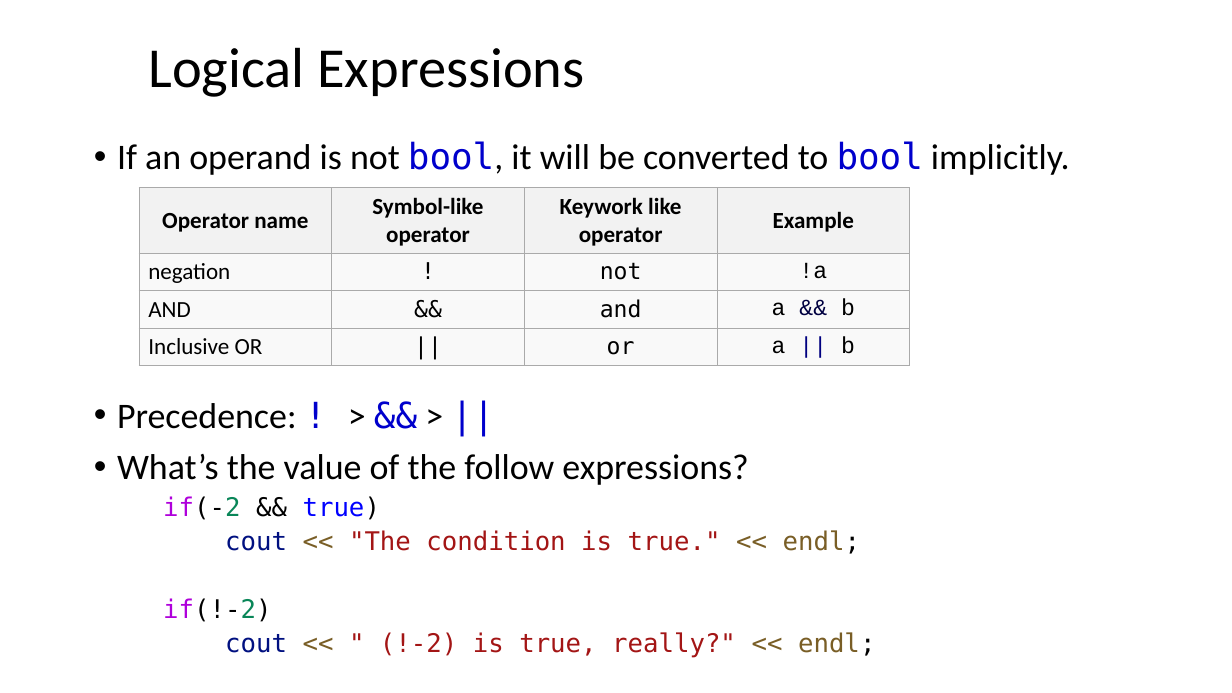
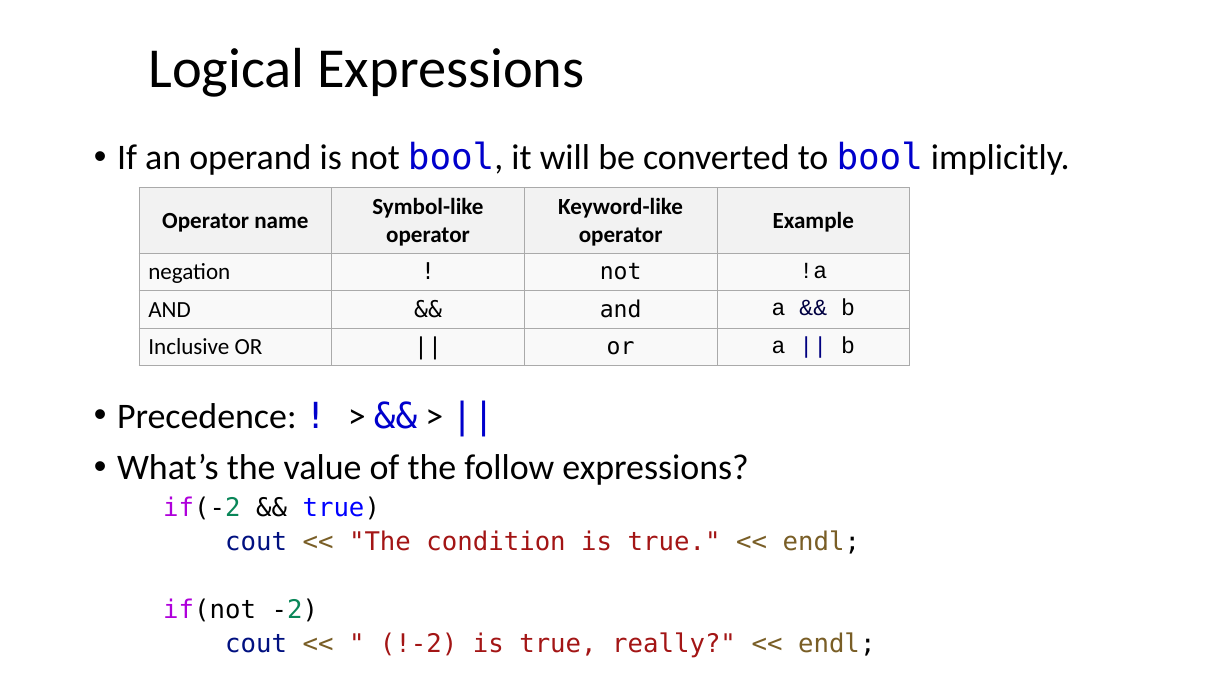
Before and after one commit to ShiqiYu/CPP, a slide deck: slide 10 of week03/Lecture03.pptx. Drawn at 1232x693 pixels with LibreOffice and Linux fonts; fonts in the diff are those of the drawing; background and template pictures are left out. Boxes give left, top, right and bottom in pixels: in the first picture for what was removed or moved away, otherwise in the second. Text is boxed around its words. In the diff, an @@ line names an element or a change of style, - is before the commit and + after.

```diff
--- a/week03/Lecture03.pptx
+++ b/week03/Lecture03.pptx
@@ table at [140,188,909,363] @@
-row 1, column 3: Keywork like operator
+row 1, column 3: Keyword-like operator
@@ text at [163,598,318,622]: text changed @@
-  if(!-2)
+  if(not -2)
```
Also in this commit, not shown: 2 other slides changed, 1 other file.
